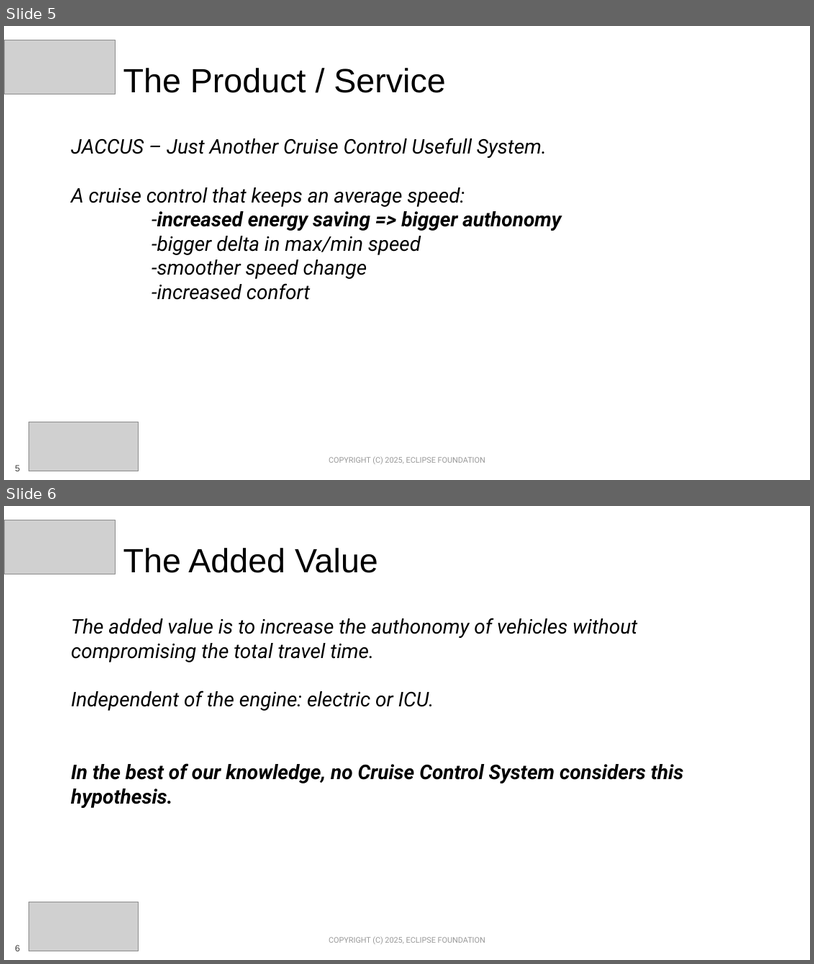
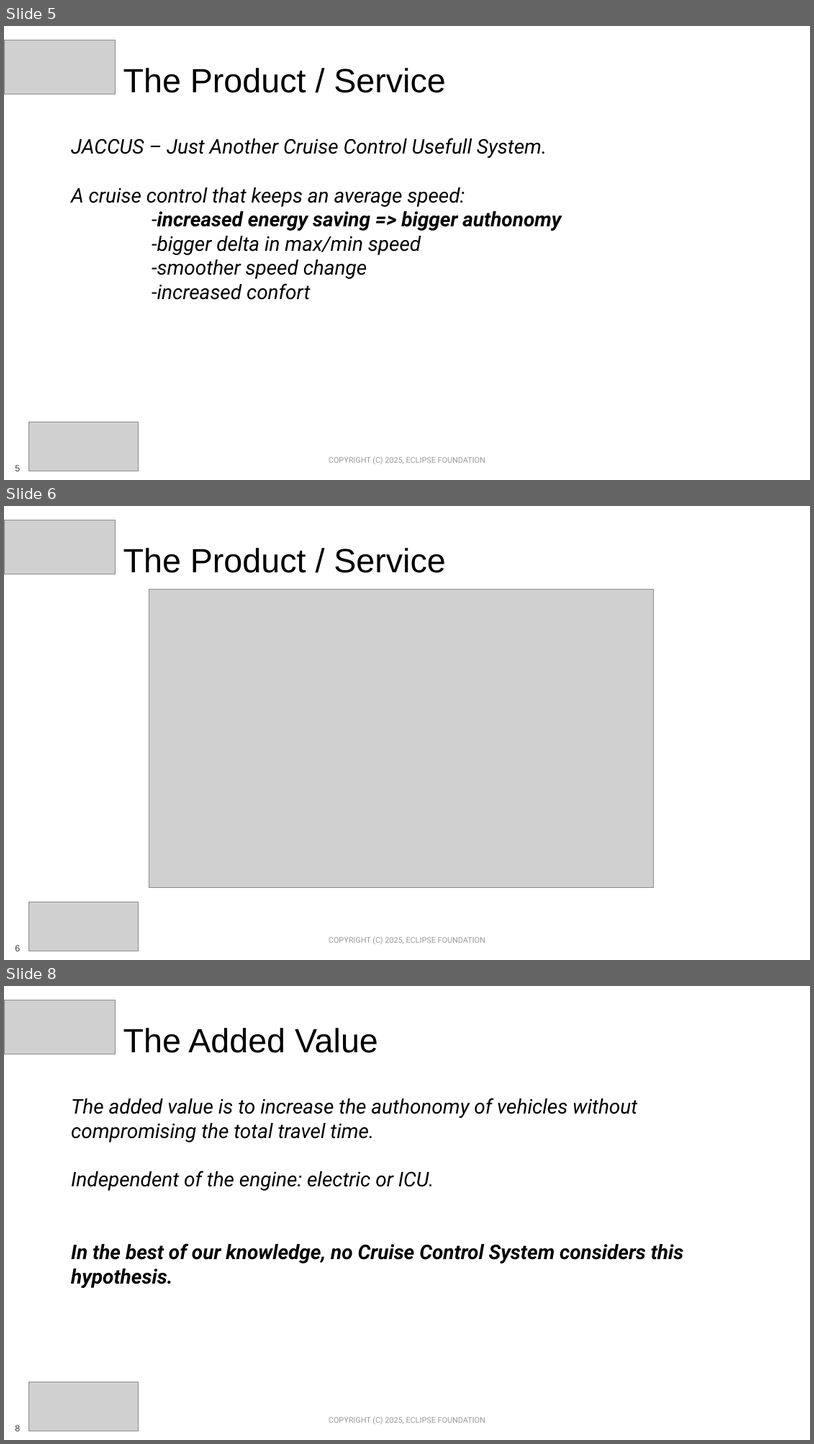
Before and after one commit to Eclipse-SDV-Hackathon-Chapter-Three/criticallites, a slide deck: SDV Hackathon 2025 - Pitching Slides Template.pptx. Shown one above the other, each under a label of ours: slides 5 and 6 before the commit, slides 5, 6 and 8 after it; the slides between them are not shown. The pictures are 814x964 and 814x1444 pixels, drawn with LibreOffice and Linux fonts; fonts in the diff are those of the drawing; grey boxes stand for pictures; background and template pictures are left out. Boxes give left, top, right and bottom in pixels: in the first picture for what was removed or moved away, otherwise in the second. Text is boxed around its words. In the diff, an @@ line names an element or a change of style, - is before the commit and + after.

```diff
--- a/SDV Hackathon 2025 - Pitching Slides Template.pptx
+++ b/SDV Hackathon 2025 - Pitching Slides Template.pptx
@@ slide 6 added at bbox=[4, 506, 810, 960], background #FFFFFF; not listed: 2 template elements that a slide beside it also shows @@
@@ picture added at bbox=[4, 520, 116, 574] @@
@@ title added at bbox=[124, 548, 445, 573], 30 pt, text #000000 @@
+The Product / Service
@@ picture added at bbox=[149, 589, 654, 888] @@
@@ picture added at bbox=[29, 902, 139, 951] @@
@@ what was slide 6 is now slide 8 @@
```
Also in this commit, not shown: 1 other slide added.
